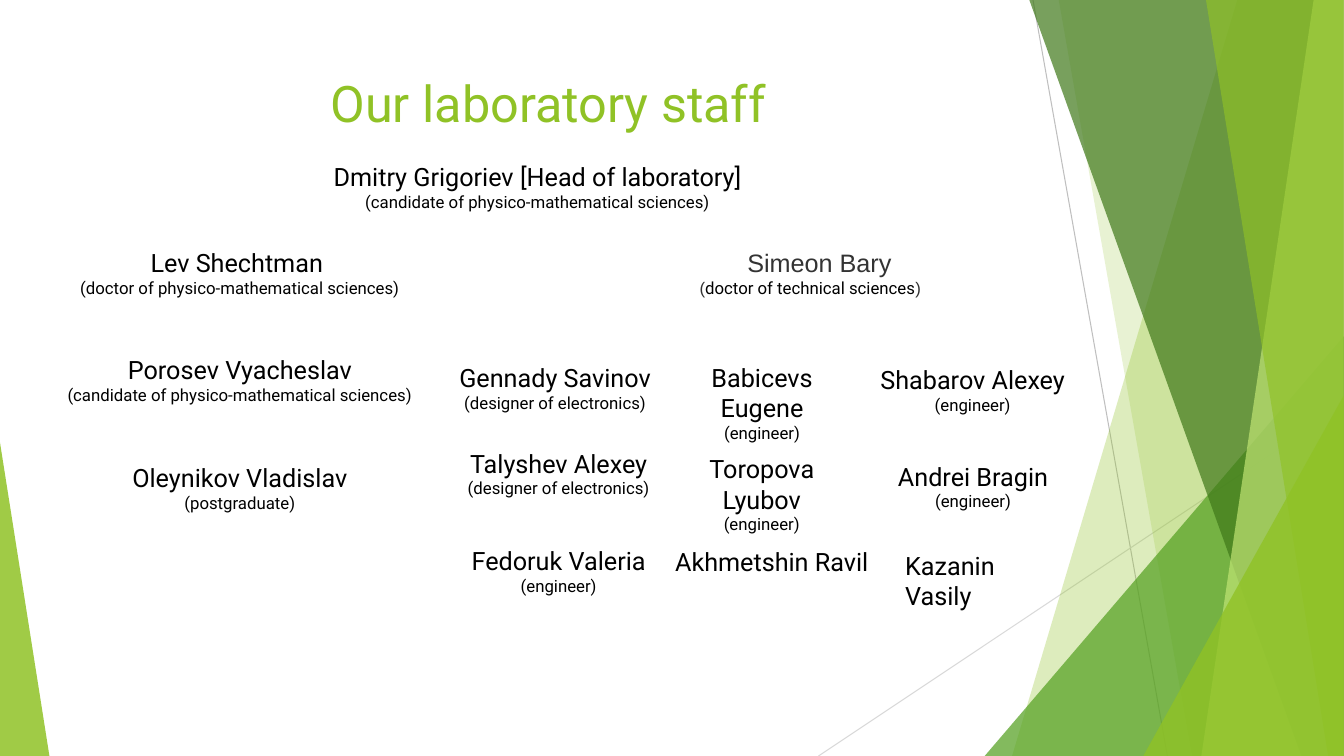
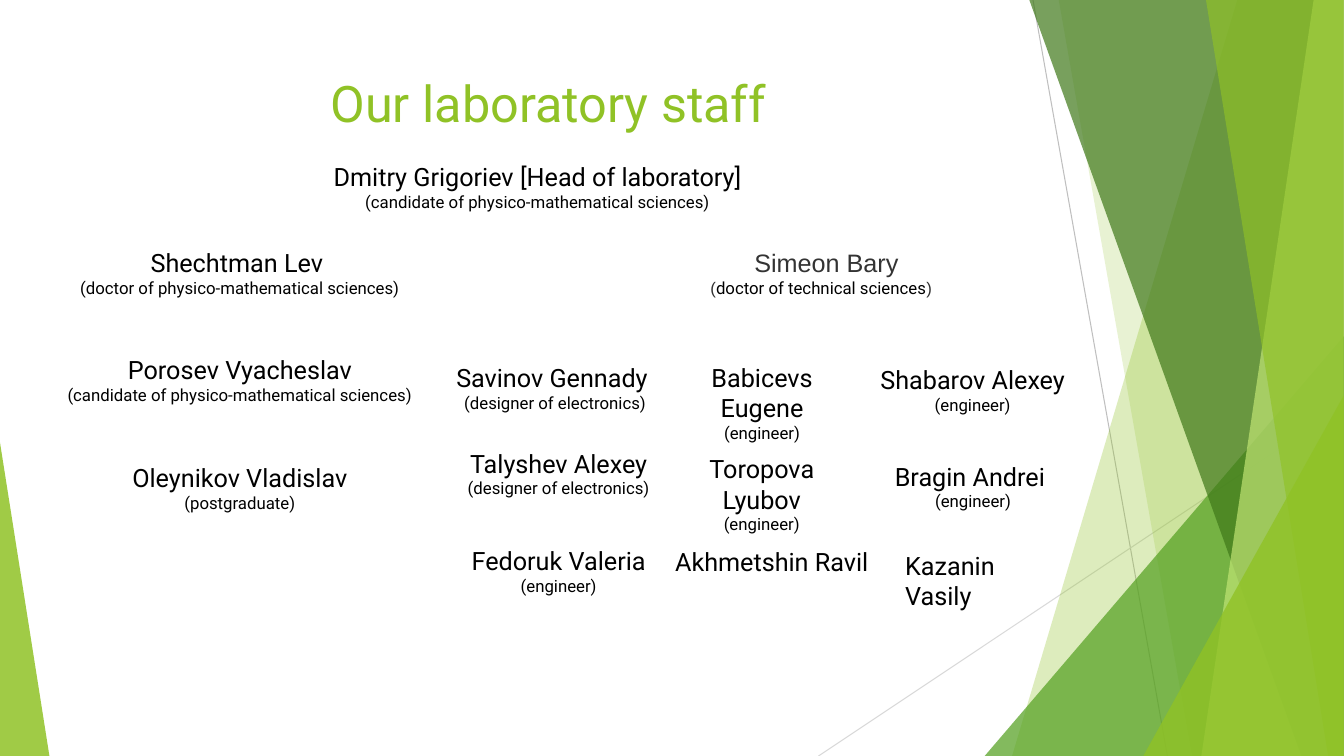
Before and after one commit to Vlad-ole/Presentations, a slide deck: slide 3 of My_laboratory/My_laboratory.pptx. Drawn at 1344x756 pixels with LibreOffice and Linux fonts; fonts in the diff are those of the drawing. Boxes give left, top, right and bottom in pixels: in the first picture for what was removed or moved away, otherwise in the second. Text is boxed around its words. In the diff, an @@ line names an element or a change of style, - is before the commit and + after.

Commit message:
Our laboratory (1.0 v)

```diff
--- a/My_laboratory/My_laboratory.pptx
+++ b/My_laboratory/My_laboratory.pptx
@@ text at <box>151,253,323,273</box>: text changed @@
-Lev Shechtman
+Shechtman Lev
@@ text "Simeon Bary": place and size @@
-text "Simeon Bary" at <box>700,253,921,298</box>
+text "Simeon Bary" at <box>710,253,932,298</box>
@@ text at <box>456,368,648,413</box>: text changed @@
-Gennady Savinov
-(designer of electronics)
+Savinov Gennady
+(designer of electronics)
@@ text at <box>895,467,1045,511</box>: text changed @@
-Andrei Bragin
-(engineer)
+Bragin Andrei
+(engineer)
```
Also in this commit, not shown: 2 other slides changed, 3 slides added, 8 slides removed, 2 other files.
